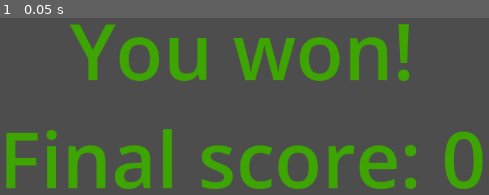
Above: before the commit, frame 1.
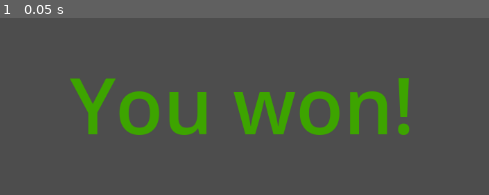
Above: after the commit, the same moment.

Repository: Auseawesome/a-gneiss-expedition
Game: Godot game, scene res://scenes/menus/game_won.tscn
The game is run twice, just before and just after one commit, with the same random seed, the same clock (stepped at 60 frames per second) and the same inputs. This scene is started directly instead of the project's main scene.
Inputs:
- Up to frame 1 (0.05 s): no input

The runs differ from the first frame. In frame 1, 25% of the frame differs, in the area x 1-99%, y 3-97%.
Error after the commit: Invalid access to property or key 'start_time' on a base object of type 'Nil'. (res://scripts/game_won.gd:4)

Commit message:
Added time to game over screen

Diff:
--- a/scenes/characters/player.tscn
+++ b/scenes/characters/player.tscn
@@ -4,7 +4,6 @@
 [ext_resource type="Texture2D" uid="uid://dv67ycakoa4e0" path="res://sprites/character/player.png" id="2_kyqiw"]
 [ext_resource type="Script" uid="uid://bmeqmw5ocwn1" path="res://scripts/character/player/tool.gd" id="3_dewec"]
 [ext_resource type="Texture2D" uid="uid://dx6ubu5prs47c" path="res://sprites/tool/sword.png" id="3_gntrk"]
-[ext_resource type="Texture2D" uid="uid://baf30of06o3og" path="res://sprites/tool/pickaxe.png" id="5_atpat"]
 
 [sub_resource type="CapsuleShape2D" id="CapsuleShape2D_128dr"]
 radius = 5.0
@@ -32,10 +31,6 @@
 collision_layer = 2
 collision_mask = 2
 script = ExtResource("3_dewec")
-state_to_texture = Dictionary[int, Texture2D]({
-0: ExtResource("3_gntrk"),
-1: ExtResource("5_atpat")
-})
 metadata/_custom_type_script = "uid://bmeqmw5ocwn1"
 
 [node name="CollisionShape2D" type="CollisionShape2D" parent="Tool" unique_id=2038265995]
--- a/scripts/character/player/player.gd
+++ b/scripts/character/player/player.gd
@@ -18,7 +18,8 @@
 
 var strength := 10
 
-@onready var tool = $Tool
+@onready var tool := $Tool
+@onready var start_time := Time.get_ticks_msec()
 
 func _ready() -> void:
 	GlobalData.player = self
--- a/scripts/game_won.gd
+++ b/scripts/game_won.gd
@@ -1,7 +1,12 @@
 extends Label
 
 func _ready() -> void:
+	var total_time := Time.get_ticks_msec() - GlobalData.player.start_time
+	var minutes := total_time / 60000
+	var seconds := total_time % 60000 / 1000
+	var milliseconds := total_time % 1000
 	text = """
 		You won!
 		Final score: %s
-	""" % GlobalData.coins
+		Time: %s:%s.%s
+	""" % [GlobalData.coins, minutes, seconds, milliseconds]
